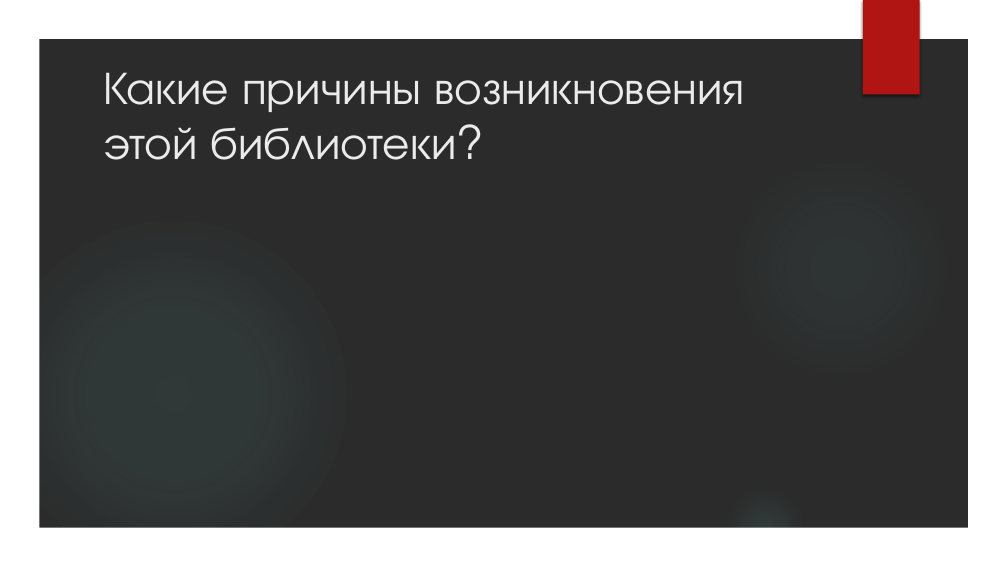
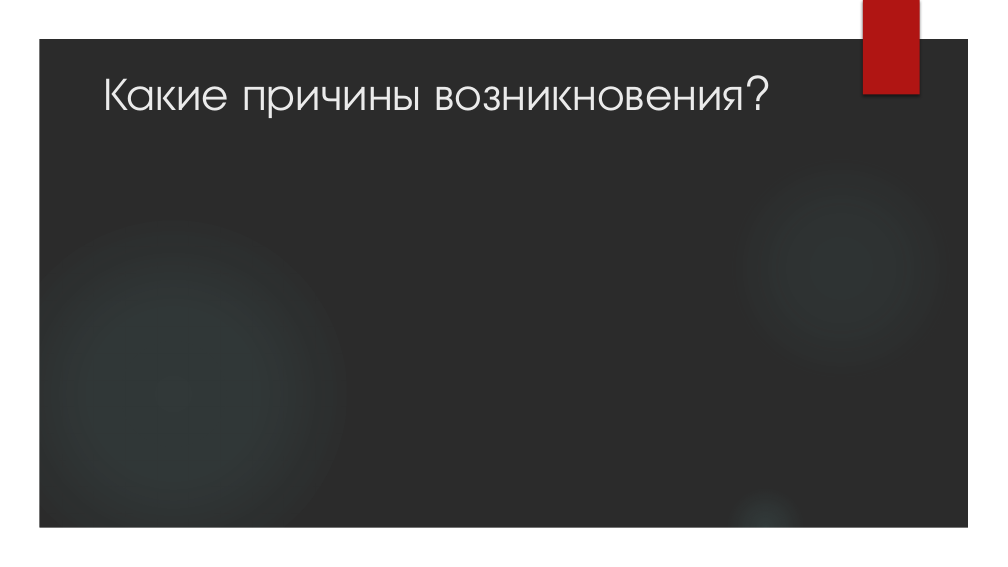
Before and after one commit to VladimirMakarevich/presentations, a slide deck: slide 8 of reactiveX/reactiveX.pptx (slide 4 before the commit). Drawn at 1008x567 pixels with LibreOffice and Linux fonts; fonts in the diff are those of the drawing; background and template pictures are left out; a plain dark background stands for a picture behind light text. Boxes give left, top, right and bottom in pixels: in the first picture for what was removed or moved away, otherwise in the second. Text is boxed around its words. In the diff, an @@ line names an element or a change of style, - is before the commit and + after.

```diff
--- a/reactiveX/reactiveX.pptx
+++ b/reactiveX/reactiveX.pptx
@@ title at [103,78,744,118]: text changed @@
-Какие причины возникновения этой библиотеки?
+Какие причины возникновения?
```
Also in this commit, not shown: 10 other slides changed, 38 slides added, 7 slides removed.
